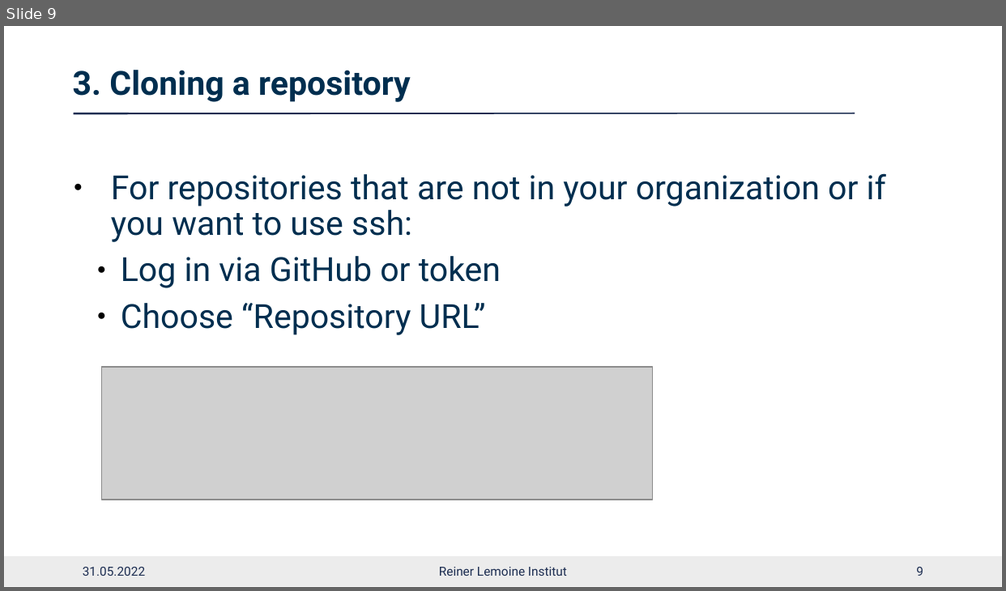
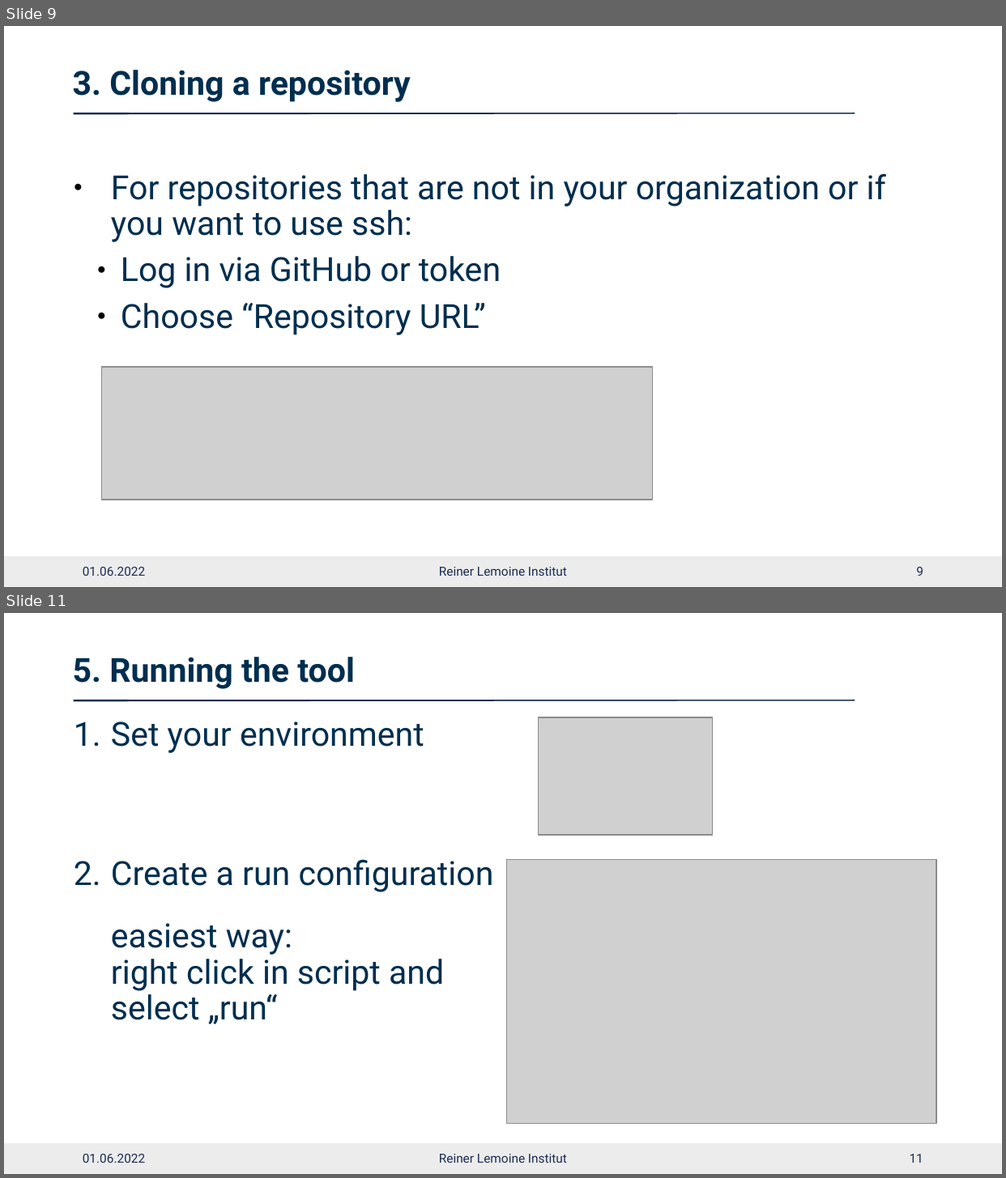
Before and after one commit to rl-institut/workshop, a slide deck: run-python-tools/2022-05-30_run_python_tools.pptx. Shown one above the other, each under a label of ours: slide 9 before the commit, slides 9 and 11 after it; the slides between them are not shown. The pictures are 1006x591 and 1006x1178 pixels, drawn with LibreOffice and Linux fonts; fonts in the diff are those of the drawing; grey boxes stand for pictures; background and template pictures are left out. Boxes give left, top, right and bottom in pixels: in the first picture for what was removed or moved away, otherwise in the second. Text is boxed around its words. In the diff, an @@ line names an element or a change of style, - is before the commit and + after.

```diff
--- a/run-python-tools/2022-05-30_run_python_tools.pptx
+++ b/run-python-tools/2022-05-30_run_python_tools.pptx
@@ slide 11 added at [4,613,1002,1174], background #FFFFFF; not listed: 3 template elements that a slide beside it also shows @@
@@ text added at [73,657,355,689], 24 pt, text #002E4F, bold @@
+5. Running the tool
@@ text added at [111,722,494,1024], 24 pt, text #002E4F @@
+1. Set your environment
+2. Create a run configuration
+   easiest way:
+   right click in script and
+   select „run“
@@ picture added at [538,717,711,836] @@
@@ picture added at [507,859,936,1124] @@
@@ text added at [83,1154,145,1163], 9 pt, text #1C2D51 @@
+01.06.2022
@@ text added at [439,1154,567,1163], 9 pt, text #1C2D51 @@
+Reiner Lemoine Institut
@@ page number added at [910,1154,923,1163], 9 pt, text #1C2D51 @@
+11
@@ slide 9 changed as well @@
@@ text at [83,567,145,576]: text changed @@
-31.05.2022
+01.06.2022
```
Also in this commit, not shown: 10 other slides changed.
